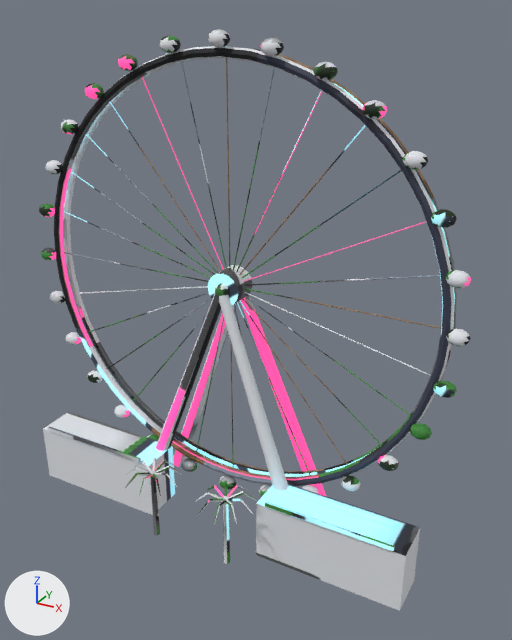
Before and after pictures for a commit that changed the glTF model www/models/vegas/noria.glb.
Both versions are drawn from a 50 mm camera at (31.2, -45.9, 47.1) aimed at (3.7, 4.2, 22.1). Arrows for +X, +Y and +Z are at lower left; the lights stay in place. The first picture is the older version. Vertices at exactly the same position are counted once.

The older version as bpy lines, for what is in view:
```python
me_torus = bpy.data.meshes.new('Torus')
me_torus.from_pydata(...)  # 2674 vertices, 4982 faces; spans x -21.9..21.9, y -4.8..9.8, z -0.3..45.7
me_torus.materials.append(mat_noria)
ob_noria = bpy.data.objects.new('noria', me_torus)
ob_noria.location = (0.0, 0.0, 0.0)
```
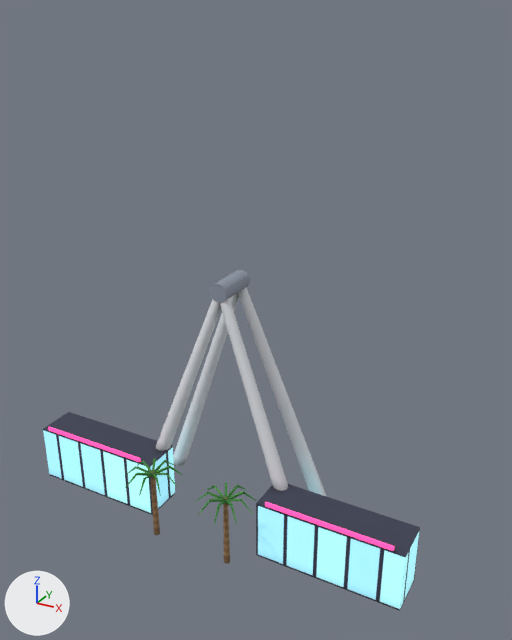
The change, as JSON lines over the scene's bpy script:
```json
{"block": "me_torus", "where": "# used by ob_noria; location = (0.0, 0.0, 0.0)"}
{"op": "remove", "block": "me_torus", "code": "me_torus.from_pydata(...)  # 2674 vertices, 4982 faces; spans x -21.9..21.9, y -4.8..9.8, z -0.3..45.7"}
{"op": "add", "block": "me_torus", "code": "me_torus.from_pydata(...)  # 486 vertices, 780 faces; spans x -20.0..20.0, y -4.8..9.8, z -0.3..24.9"}
{"block": "me_torus", "change": "me_torus part 1: a new loose piece, a 12-sided cylinder along y spanning x -0.9..0.9, y 3.9..8.1, z 23.1..24.9, in mat_noria"}
{"block": "me_torus", "change": "me_torus part 2: 48 loose pieces with 2212 vertices, spanning x -21.9..21.9, y 3.9..7.3, z 2.3..45.7, are deleted"}
{"block": "me_torus", "change": "me_torus part 3: 736 kept faces spanning x -20.0..20.0, y -4.8..9.8, z -0.3..24.2 get new texture (UV) coordinates"}
```

Location of each change, (x1, y1, x2, y2) in pixels of the pictures (512 x 640 px):
```json
{"object": "noria", "change": "reshaped", "before": [39, 29, 471, 611], "after": [43, 270, 420, 611], "on screen": "13% narrower, 41% shorter"}
{"part": 1, "of": "me_torus", "change": "added", "after": [210, 270, 250, 303]}
{"part": 2, "of": "me_torus", "change": "deleted", "before": [39, 29, 471, 496]}
{"part": 3, "of": "me_torus", "change": "surface changed", "before": [43, 294, 420, 611], "after": [43, 287, 420, 611]}
```
